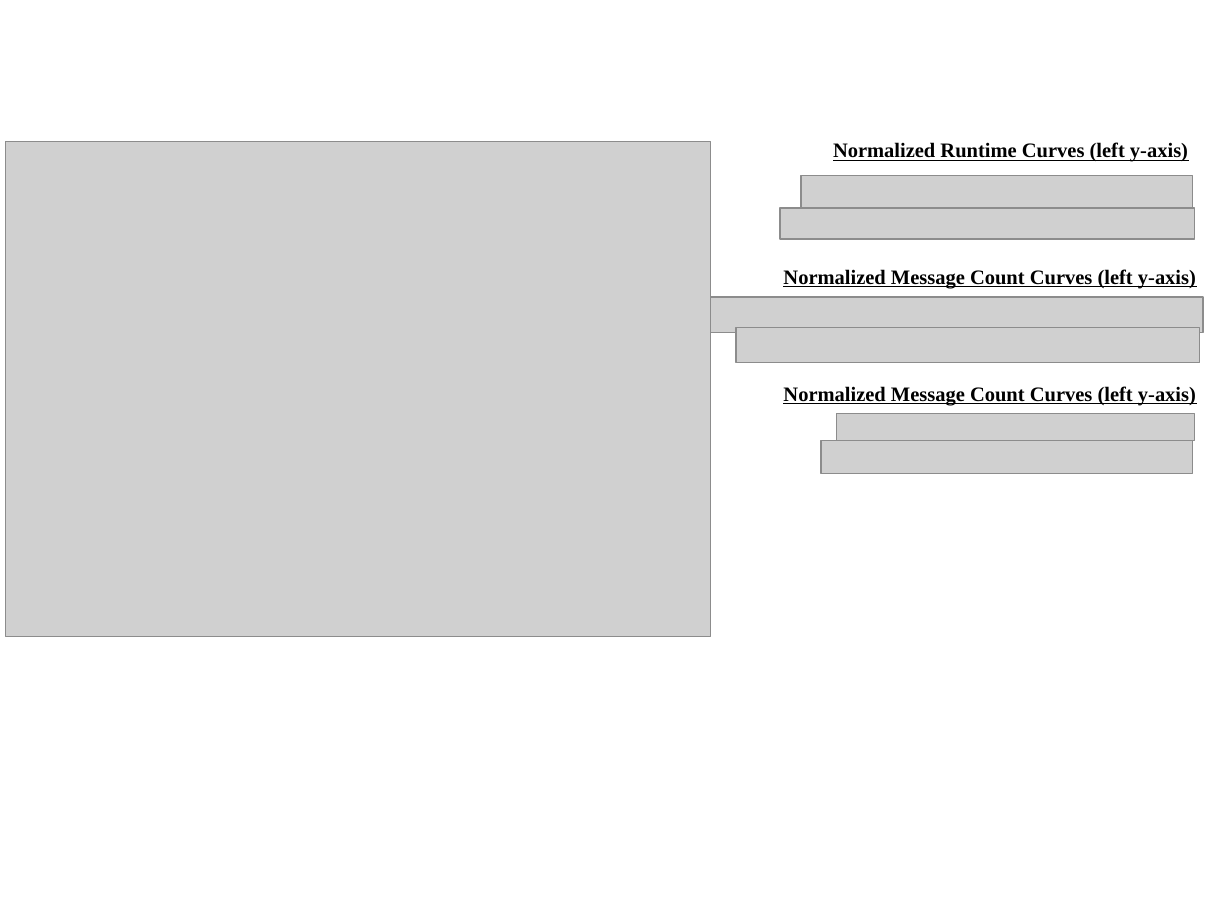
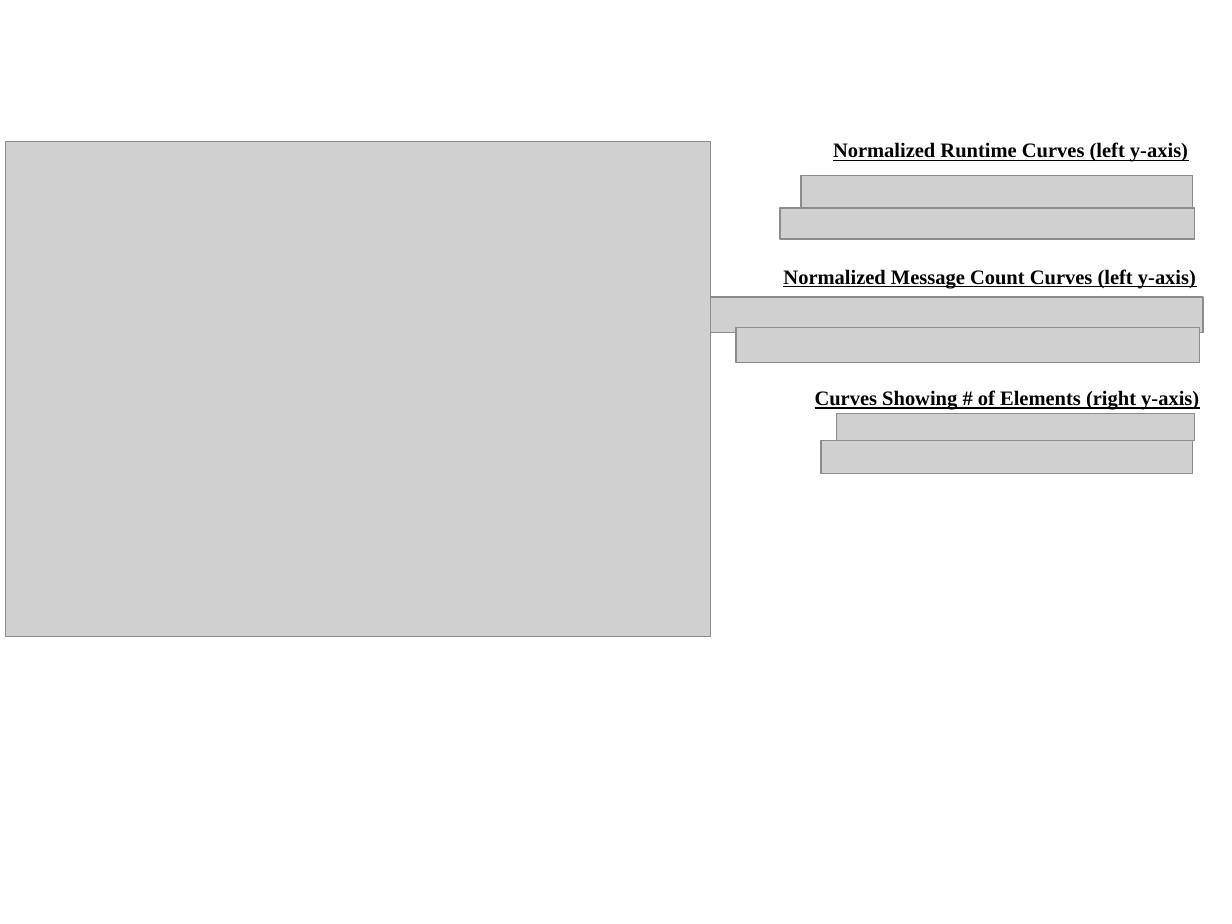
Before and after one commit to aroonsharma1/Chapel_Masters_Work, a slide deck: slide 22 of Paper/Figures/jacobi.pptx. Drawn at 1232x924 pixels with LibreOffice and Linux fonts; fonts in the diff are those of the drawing; grey boxes stand for pictures. Boxes give left, top, right and bottom in pixels: in the first picture for what was removed or moved away, otherwise in the second. Text is boxed around its words. In the diff, an @@ line names an element or a change of style, - is before the commit and + after.

```diff
--- a/Paper/Figures/jacobi.pptx
+++ b/Paper/Figures/jacobi.pptx
@@ text at [815,390,1199,410]: text changed @@
-Normalized Message Count Curves (left y-axis)
+Curves Showing # of Elements (right y-axis)
```
Also in this commit, not shown: 9 other slides changed, 19 other files.
